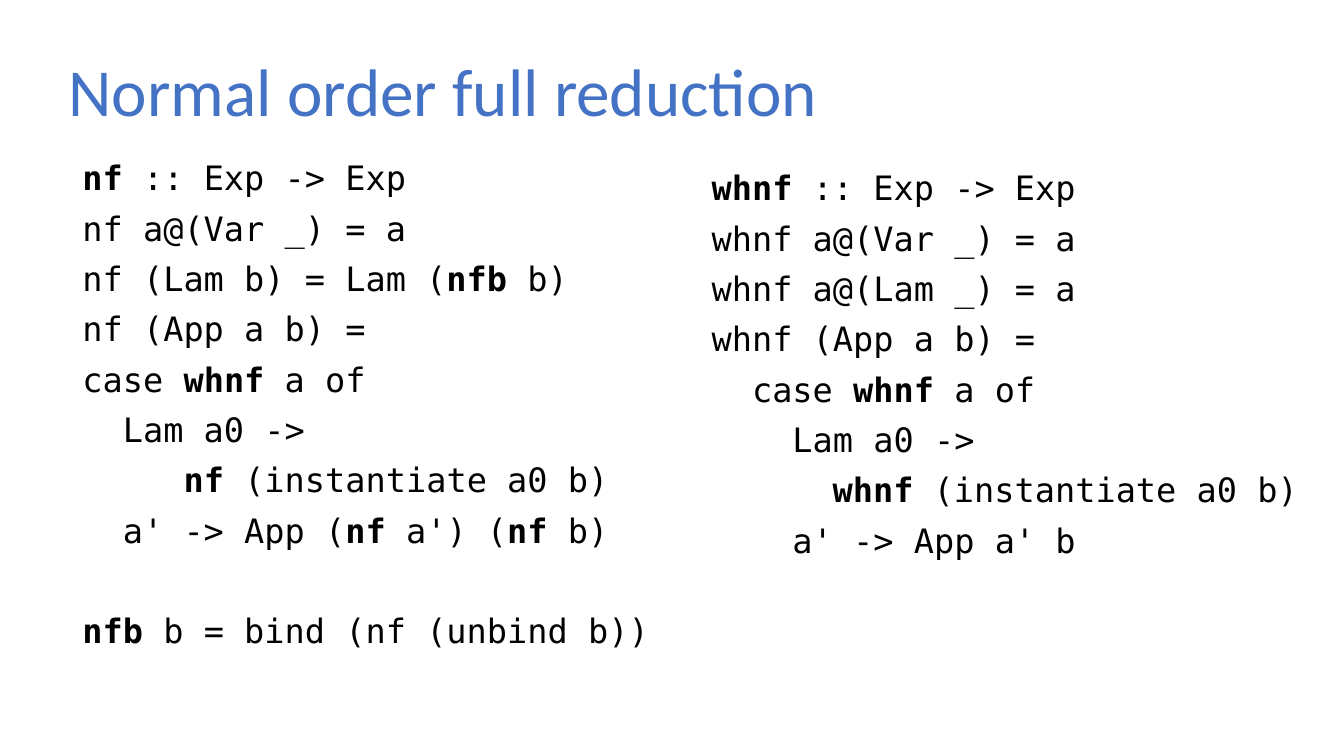
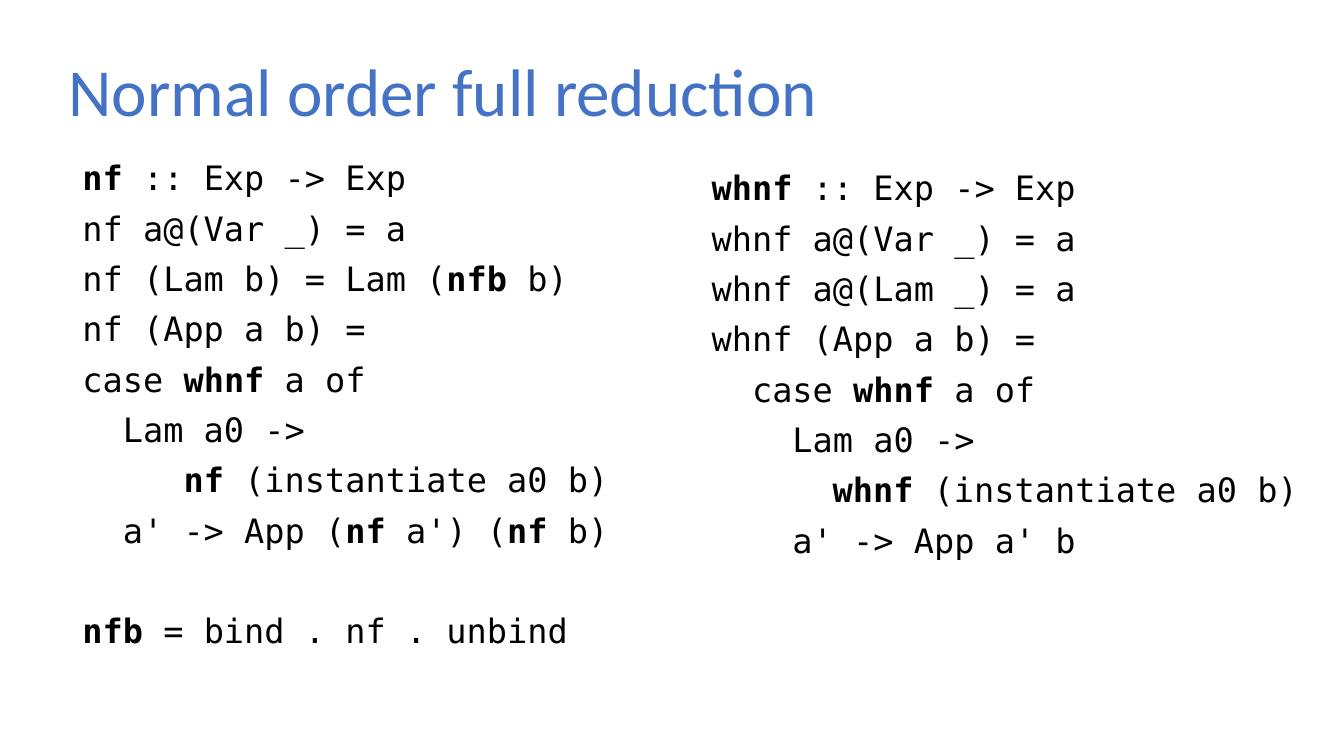
Before and after one commit to sweirich/lambda-n-ways, a slide deck: slide 26 of plclub-2021.pptx. Drawn at 1344x756 pixels with LibreOffice and Linux fonts; fonts in the diff are those of the drawing. Boxes give left, top, right and bottom in pixels: in the first picture for what was removed or moved away, otherwise in the second. Text is boxed around its words. In the diff, an @@ line names an element or a change of style, - is before the commit and + after.

```diff
--- a/plclub-2021.pptx
+++ b/plclub-2021.pptx
@@ text at (82, 617, 567, 644): text changed @@
-nfb b = bind (nf (unbind b))
+nfb = bind . nf . unbind
```
Also in this commit, not shown: 5 other slides changed, 3 slides added, 13 other files.
